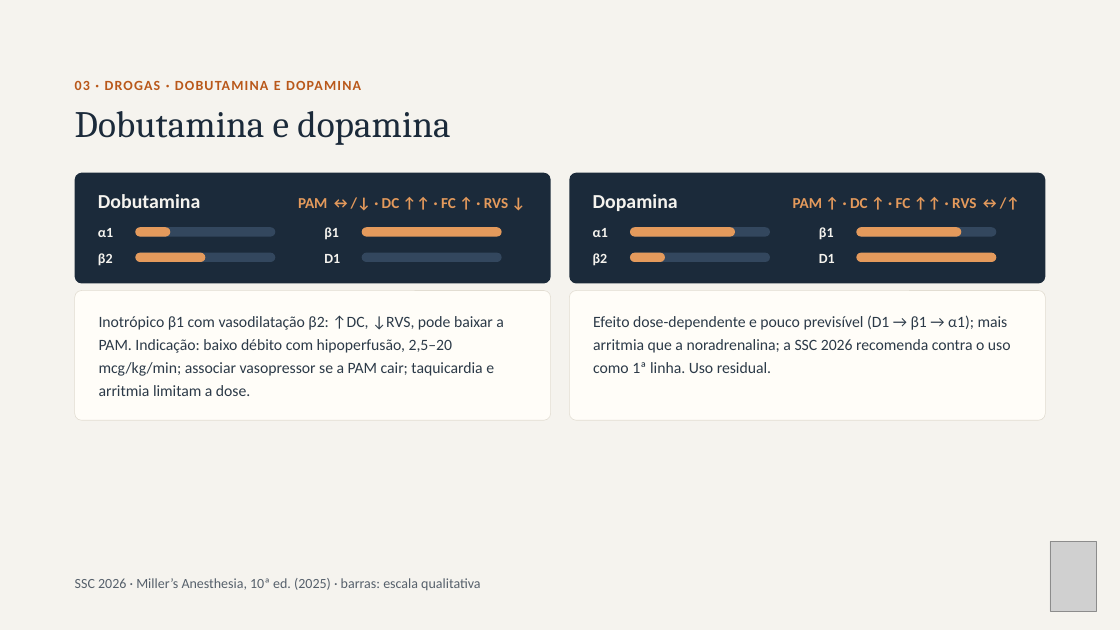
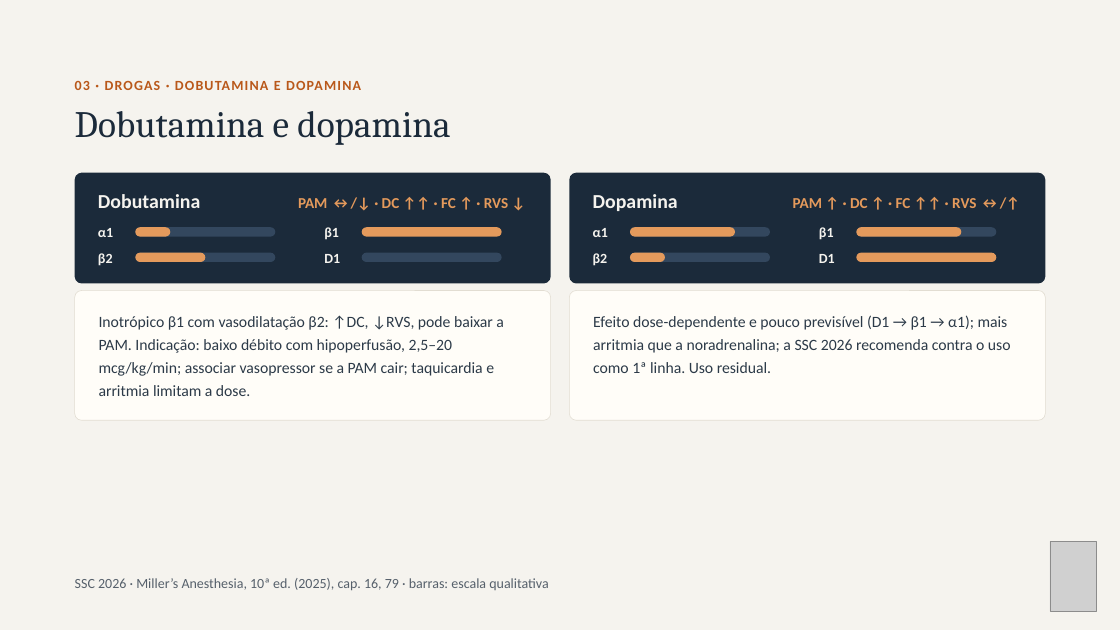
Before and after one commit to brunomoraesdubois-bit/Bruno, a slide deck: slide 8 of apresentacao/Aminas_Vasoativas.pptx. Drawn at 1120x630 pixels with LibreOffice and Linux fonts; fonts in the diff are those of the drawing; grey boxes stand for pictures. Boxes give left, top, right and bottom in pixels: in the first picture for what was removed or moved away, otherwise in the second. Text is boxed around its words. In the diff, an @@ line names an element or a change of style, - is before the commit and + after.

```diff
--- a/apresentacao/Aminas_Vasoativas.pptx
+++ b/apresentacao/Aminas_Vasoativas.pptx
@@ text at bbox=[75, 578, 548, 590]: text changed @@
-SSC 2026 · Miller’s Anesthesia, 10ª ed. (2025) · barras: escala qualitativa
+SSC 2026 · Miller’s Anesthesia, 10ª ed. (2025), cap. 16, 79 · barras: escala qualitativa
```
Also in this commit, not shown: 10 other slides changed, 15 other files.
